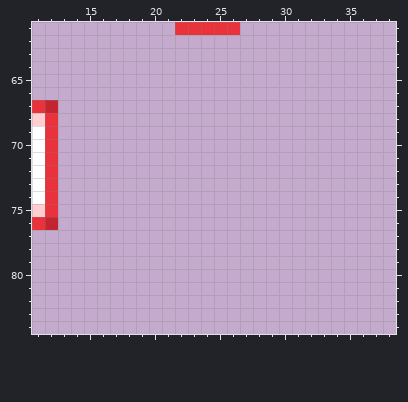
One commit to this pixel-art file: BurningKnight/Content/Animations/projectiles.ase. Above is the file before it was changed.
128x128 pixels, 1 frame. Shown: x 11..38, y 61..84.
After the commit:
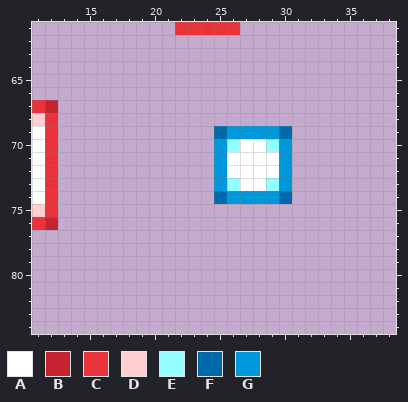
Palette (. is transparent): A #ffffff  B #c42430  C #ea323c  D #ffced0  E #94fdff  F #0069aa  G #0098dc
From old to new:
There is now colour A in row 70 at x 27 to 28; in rows 71 to 72 at x 26 to 29; in row 73 at x 27 to 28.
There is now colour E in row 70 at x 26 and 29; in row 73 at x 26 and 29.
There is now colour F in row 69 at x 25 and 30; in row 74 at x 25 and 30.
There is now colour G in row 69 at x 26 to 29; in rows 70 to 73 at x 25 and 30; in row 74 at x 26 to 29.
